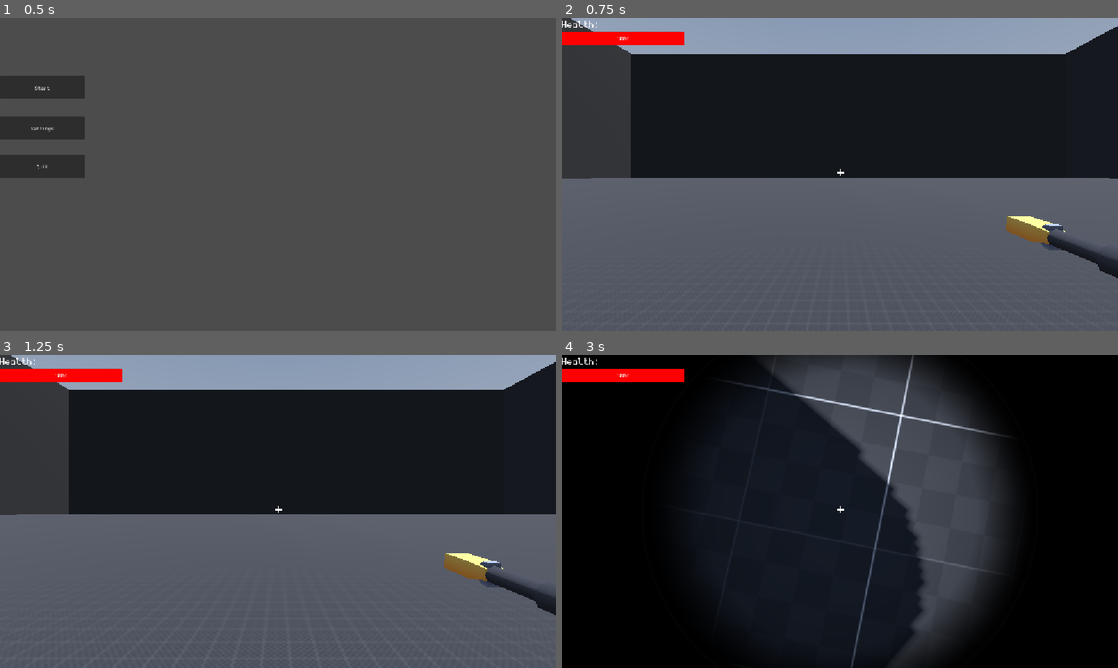
Above: before the commit, frames 1-4 (two rows, left to right).
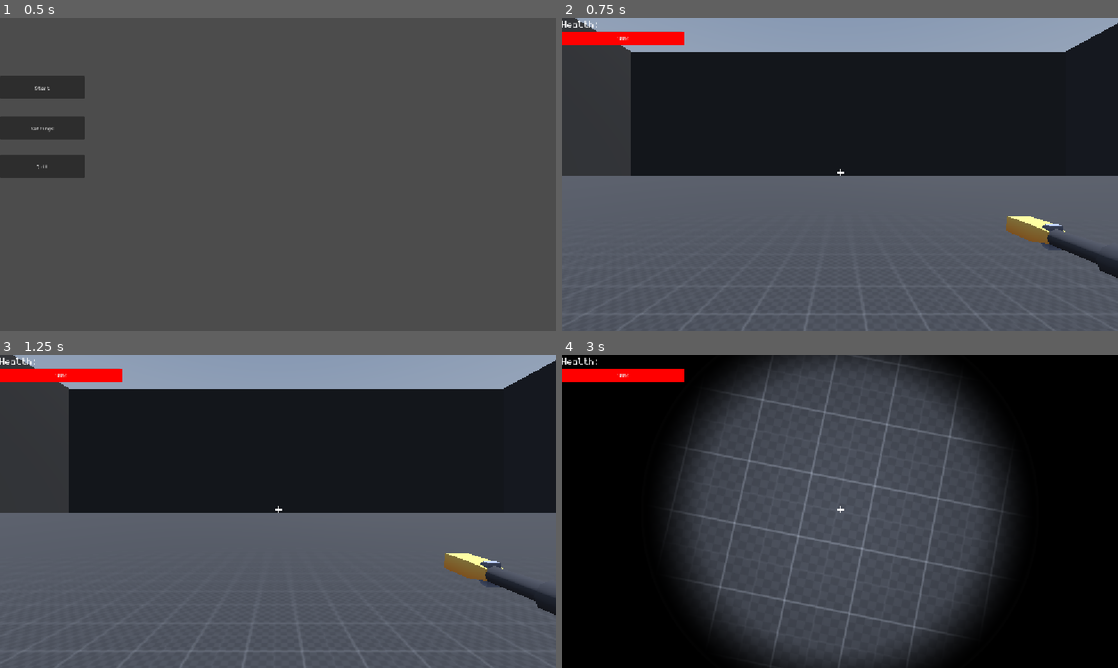
Above: after the commit, the same moments.

Repository: Enkrypt512/Cool-Movement-Game
Game: Godot game, scene res://Scenes/Menu.tscn
Two runs of this game, one before a commit and one after it. Both use one fixed random seed, a clock stepped at 60 frames per second and the inputs below. A sky picture missing from this copy of the repository is replaced by a grey-blue gradient.
Inputs (mouse positions are in pixels of both pictures, inside the frame that each line leads up to):
- Up to frame 1 (0.5 s): no input
- Up to frame 2 (0.75 s): click "Start" at 0.5 s
- Up to frame 3 (1.25 s): no input
- Up to frame 4 (3 s): tap Enter (ui_accept) at 1.25 s; move the mouse to (867, 511) at 1.27 s; hold W (Forward) from 1.28 s (still down); tap X (Dash) at 1.35, 2.3 s; click (867, 511) at 1.42 s; tap Space (Jump) at 1.52, 1.55, 1.82, 2.1, 2.27, 2.57 s; move the mouse to (812, 511) at 2.02 s; move the mouse to (851, 505) at 2.77 s; hold Right mouse button (Aim Down Sight) from 2.78 s (still down)

Frame 1 is identical in both runs. In frame 2, 1.4% of the frame differs, in the area x 0-100%, y 0-100%; in frame 3, 0.8%; in frame 4, 31%, in the area x 19-80%, y 0-100%.

Commit message:
Make The Y Position Of The Player Lower And Change Jump And Dash Variables
Changes The Y Position Of The Player In The Main Scene From 7 To 2,And Made The Jump Velocity From 4.5 To  9 And Increases The Jump Count From 2 To 3 And  Changes  The Time For A Dash to 0.5 And Its Cooldown To 0.2 And Its Speed To 60

Diff:
--- a/Scenes/Main.tscn
+++ b/Scenes/Main.tscn
@@ -683,4 +683,4 @@
 transform = Transform3D(1, 0, 0, 0, 1, 0, 0, 0, 1, -136.68542, 12.452457, 0)
 
 [node name="Player" parent="." unique_id=1454171372 instance=ExtResource("7_50glp")]
-transform = Transform3D(1, 0, 0, 0, 1, 0, 0, 0, 1, 0, 7, 0)
+transform = Transform3D(1, 0, 0, 0, 1, 0, 0, 0, 1, 0, 2, 0)
--- a/Scripts/player.gd
+++ b/Scripts/player.gd
@@ -5,11 +5,7 @@
 @export var Walking_Speed: float = 10.0
 @export var Sprinting_Speed: float = 20.0
 @export var Crouching_Speed: float = 5.0
-@export var Jump_Velocity: float = 4.5
-
-# Double Jump variables
-@export var Max_Jumps: int = 2
-var Jumps_Left: int = 2
+@export var Jump_Velocity: float = 9.0
 
 # Nodes
 @onready var Head: Node3D = $Neck/Head
@@ -42,11 +38,11 @@
 
 # Dash Variables
 var Dash_Timer: float = 0.0
-@export var Dash_Timer_Max: float = 0.2
+@export var Dash_Timer_Max: float = 0.5
 var Dash_Cooldown_Timer: float = 0.0
-@export var Dash_Cooldown_Max: float = 1.0
+@export var Dash_Cooldown_Max: float = 0.2
 var Dash_Vector: Vector2 = Vector2.ZERO
-@export var Dash_Speed: float = 40.0
+@export var Dash_Speed: float = 60.0
 var Current_Dash_Speed: float = 0.0
 
 # Headbobbing Variables
@@ -73,6 +69,8 @@
 var Is_Sprinting_Toggled: bool = false
 @export var Camera_Tilt: int = 5
 var Last_Velocity: Vector3 = Vector3.ZERO
+@export var Max_Jumps: int = 3
+var Jumps_Left: int = 2
 
 func _enter_tree() -> void:
 	if name.is_valid_int():
